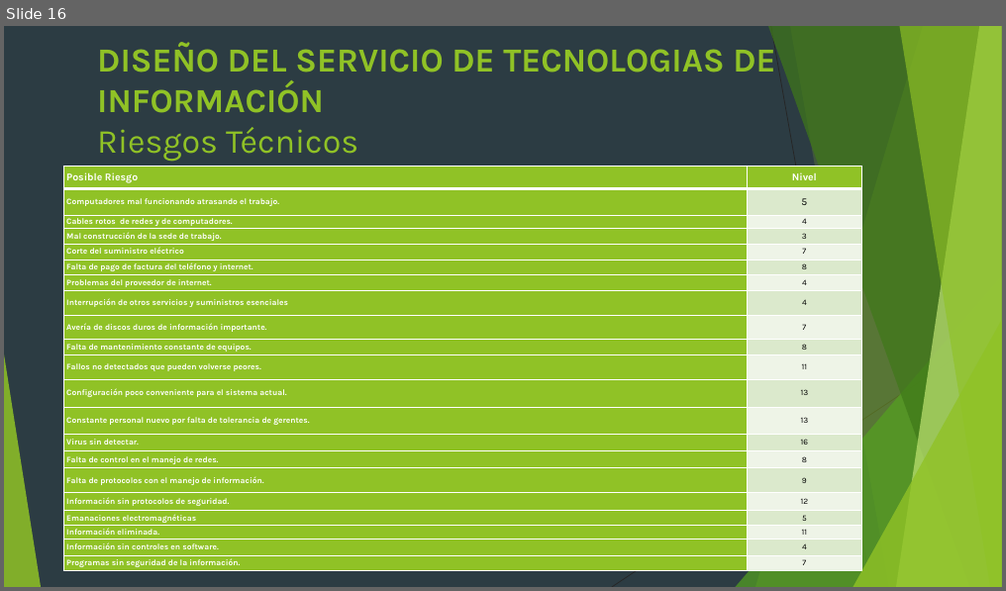
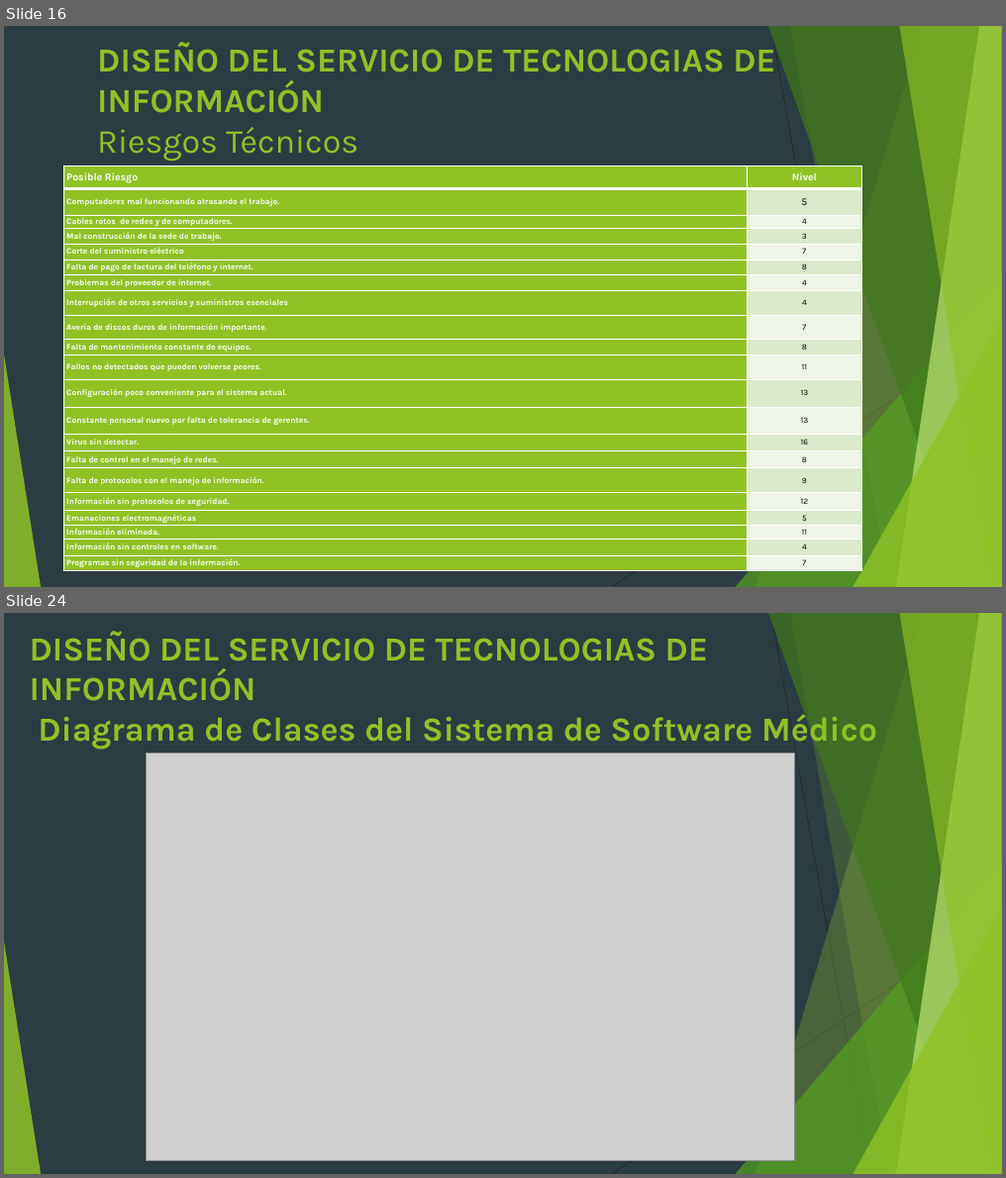
Before and after one commit to Alchaz/GasLmn, a slide deck: presentacion articulo grado.pptx. Shown one above the other, each under a label of ours: slide 16 before the commit, slides 16 and 24 after it; the slides between them are not shown. The pictures are 1006x591 and 1006x1178 pixels, drawn with LibreOffice and Linux fonts; fonts in the diff are those of the drawing; grey boxes stand for pictures. Boxes give left, top, right and bottom in pixels: in the first picture for what was removed or moved away, otherwise in the second. Text is boxed around its words. In the diff, an @@ line names an element or a change of style, - is before the commit and + after.

```diff
--- a/presentacion articulo grado.pptx
+++ b/presentacion articulo grado.pptx
@@ slide 24 added at (x1=4, y1=613, x2=1002, y2=1174), background #2C3C43; not listed: 10 template elements that a slide beside it also shows @@
@@ title added at (x1=30, y1=631, x2=877, y2=750), 32.4 pt, text #90C226, bold @@
+DISEÑO DEL SERVICIO DE TECNOLOGIAS DE INFORMACIÓN
+Diagrama de Clases del Sistema de Software Médico
@@ picture added at (x1=146, y1=754, x2=795, y2=1161) @@
```
Also in this commit, not shown: 4 slides changed, 10 other slides added, 3 slides removed.
